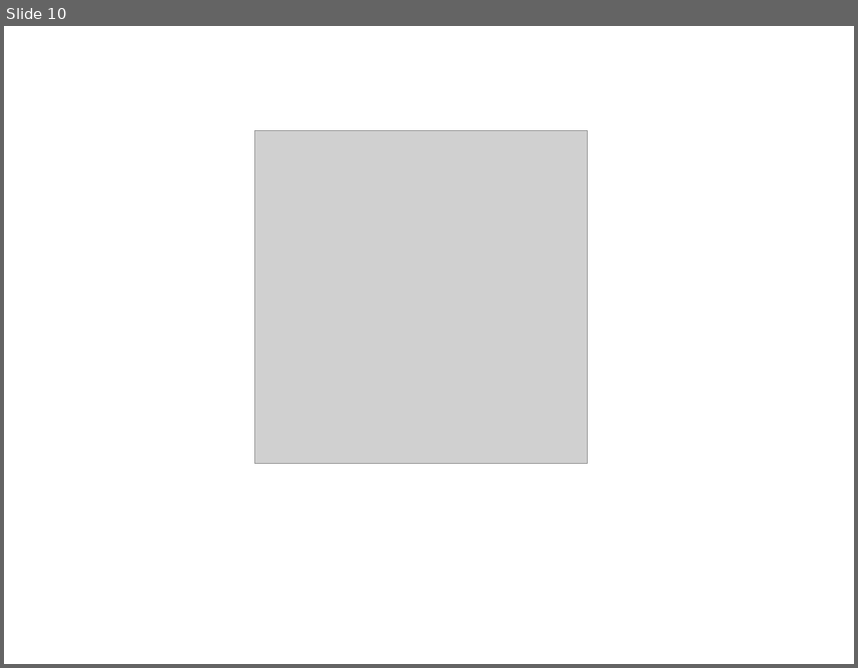
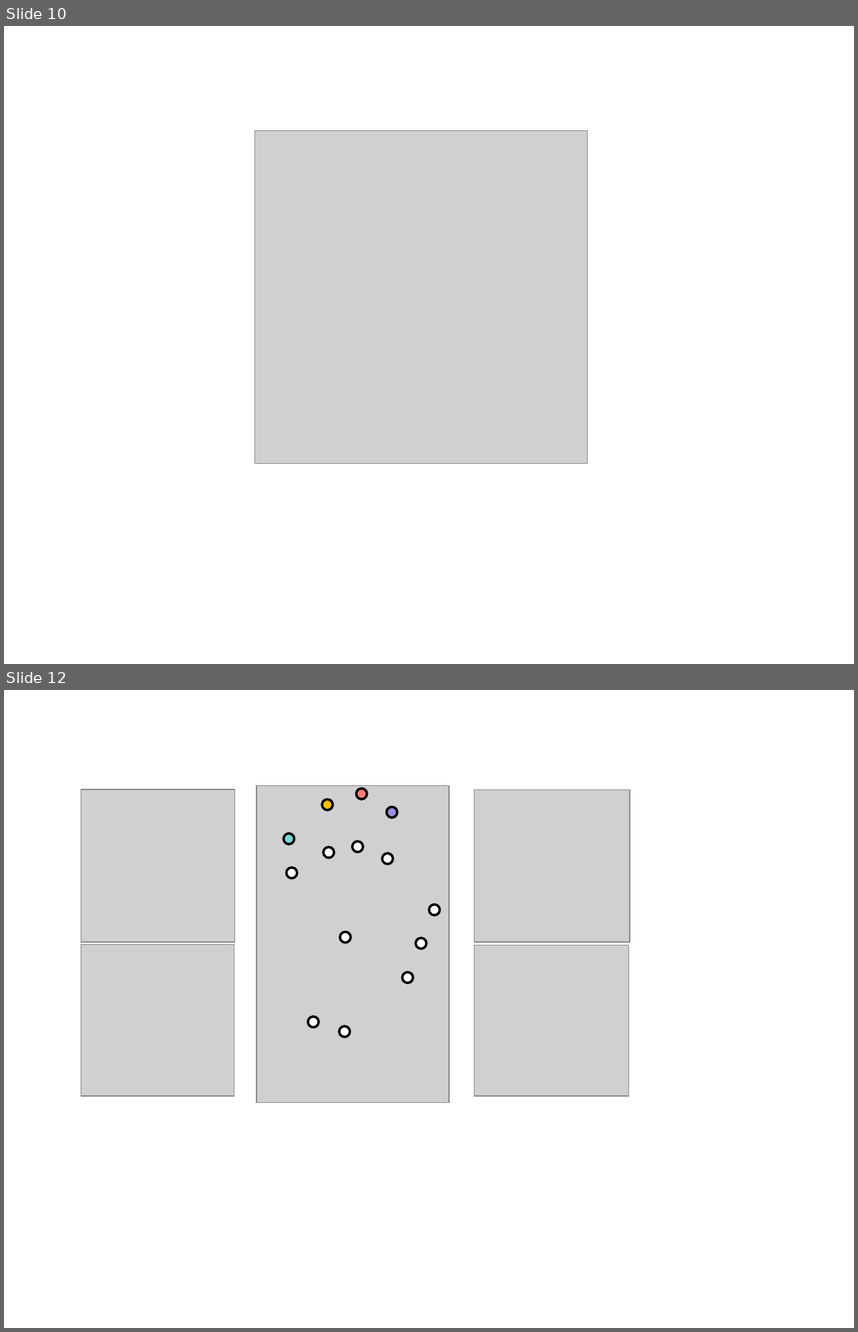
Before and after one commit to jonathantompson/KinectHands, a slide deck: TOG_Paper/figures.pptx. Shown one above the other, each under a label of ours: slide 10 before the commit, slides 10 and 12 after it; the slides between them are not shown. The pictures are 858x668 and 858x1332 pixels, drawn with LibreOffice and Linux fonts; fonts in the diff are those of the drawing; grey boxes stand for pictures. Boxes give left, top, right and bottom in pixels: in the first picture for what was removed or moved away, otherwise in the second. Text is boxed around its words. In the diff, an @@ line names an element or a change of style, - is before the commit and + after.

```diff
--- a/TOG_Paper/figures.pptx
+++ b/TOG_Paper/figures.pptx
@@ slide 12 added at [4,690,854,1328], background #FFFFFF @@
@@ picture added at [81,789,235,942] @@
@@ picture added at [257,786,450,1103] @@
@@ ellipse added at [356,789,367,800], fill #FF7979, outline #000000 2 pt @@
@@ picture added at [474,789,630,942] @@
@@ ellipse added at [322,799,333,810], fill #FFC000, outline #000000 2 pt @@
@@ ellipse added at [386,807,397,818], fill #9B8BDD, outline #000000 2 pt @@
@@ ellipse added at [283,834,294,845], fill #7BD7D3, outline #000000 2 pt @@
@@ ellipse added at [323,847,335,858], fill #FFFFFF, outline #000000 2 pt @@
@@ ellipse added at [352,841,363,852], fill #FFFFFF, outline #000000 2 pt @@
@@ ellipse added at [382,854,393,865], fill #FFFFFF, outline #000000 2 pt @@
@@ ellipse added at [286,867,297,879], fill #FFFFFF, outline #000000 2 pt @@
@@ ellipse added at [429,904,440,915], fill #FFFFFF, outline #000000 2 pt @@
@@ ellipse added at [340,931,351,943], fill #FFFFFF, outline #000000 2 pt @@
@@ ellipse added at [415,938,426,949], fill #FFFFFF, outline #000000 2 pt @@
@@ picture added at [81,944,234,1096] @@
@@ picture added at [474,945,629,1096] @@
@@ ellipse added at [402,972,413,983], fill #FFFFFF, outline #000000 2 pt @@
@@ ellipse added at [308,1016,319,1027], fill #FFFFFF, outline #000000 2 pt @@
@@ ellipse added at [339,1026,350,1037], fill #FFFFFF, outline #000000 2 pt @@
```
Also in this commit, not shown: 1 slide changed, 7 other files.
